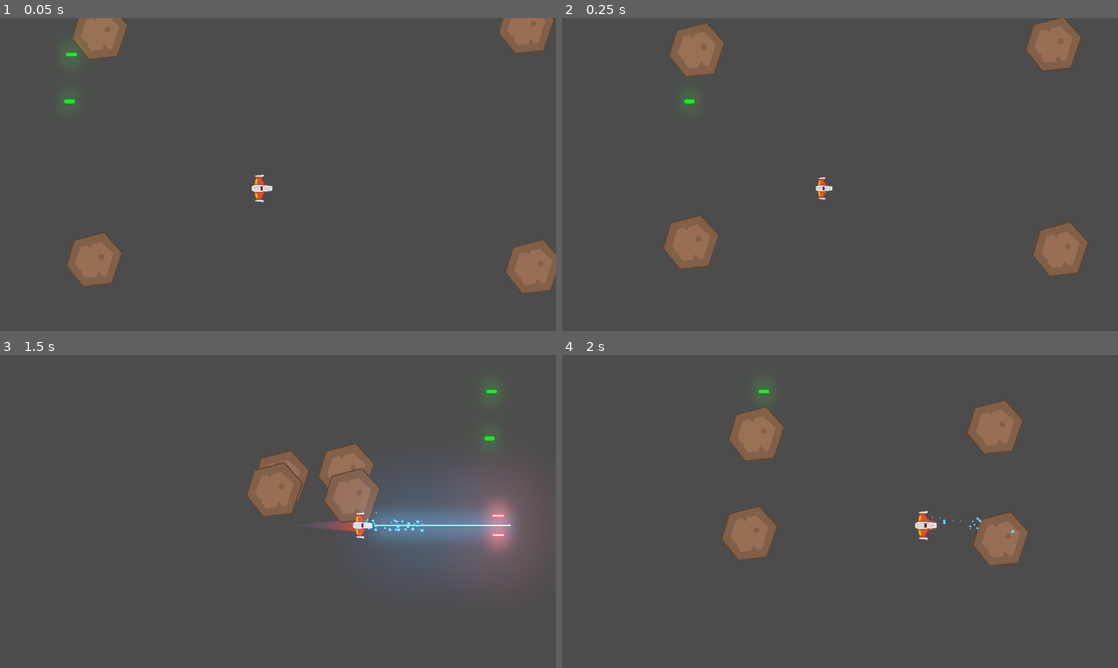
Above: before the commit, frames 1-4 (two rows, left to right).
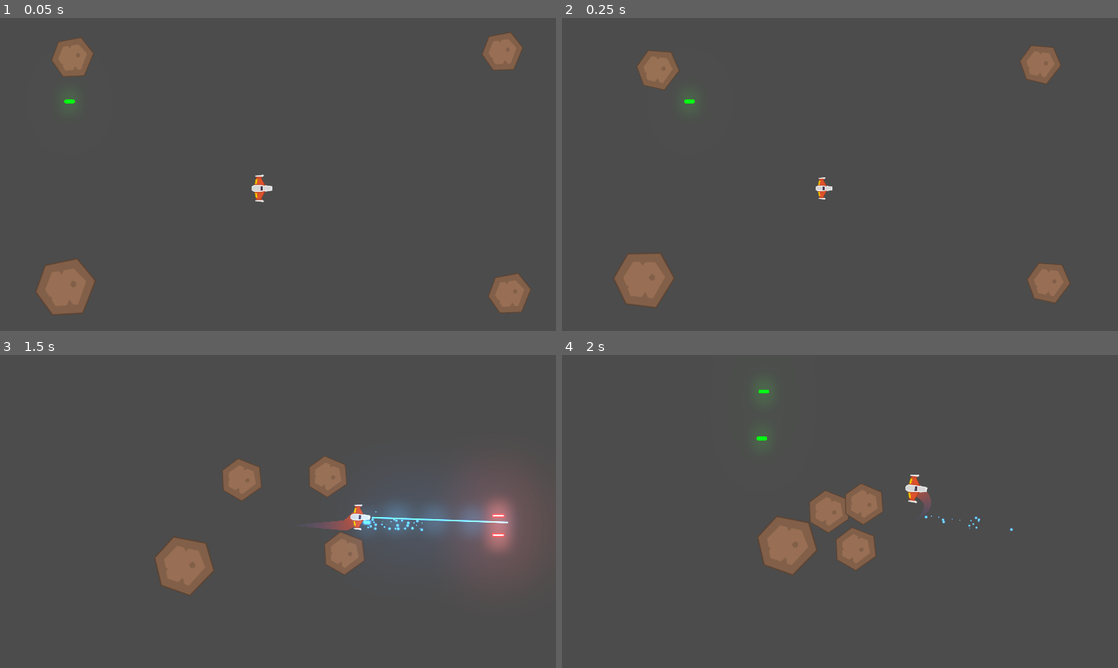
Above: after the commit, the same moments.

Repository: rominaBr/Meteoritos
Game: Godot game, scene res://Juegos/Niveles/NivelTest.tscn
Same seed, same stepped clock (60 frames per second), same inputs: the game is played once before the commit and once after it. The engine's default icon, where the game draws it, is replaced by a stand-in: a white triangle on a blue panel in a dark square.
Inputs (mouse positions are in pixels of both pictures, inside the frame that each line leads up to):
- Up to frame 1 (0.05 s): no input
- Up to frame 2 (0.25 s): no input
- Up to frame 3 (1.5 s): move the mouse to (400, 495) at 0.52 s; press the mouse at (400, 495) at 0.53 s; hold W (mover_adelante) 0.53-1.28 s; move the mouse to (166, 527) at 1.27 s; release the mouse at (166, 527) at 1.28 s; hold S (mover_atras) from 1.28 s (still down); right-click (166, 527) at 1.35 s
- Up to frame 4 (2 s): keep holding S (mover_atras)

The runs differ from the first frame. In frame 1, 6.5% of the frame differs, in the area x 6-100%, y 0-95%; in frame 2, 7.3%; in frame 3, 7.9%; in frame 4, 8.3%, in the area x 28-84%, y 14-71%.

Commit message:
Tamaño meteorito

Diff:
--- a/Juegos/Autoloads/Eventos.gd
+++ b/Juegos/Autoloads/Eventos.gd
@@ -2,4 +2,4 @@
 
 signal disparo(proyectil)
 signal nave_destruida(posicion, explosiones)
-signal spawn_meteorito(posicion, direccion)
+signal spawn_meteorito(posicion, direccion, tamanio)
--- a/Juegos/Meteoritos/Meteorito.gd
+++ b/Juegos/Meteoritos/Meteorito.gd
@@ -4,12 +4,30 @@
 ## Atributos Export
 export var vel_lineal_base:Vector2 = Vector2(300.0, 300.0)
 export var vel_ang_base:float = 3.0
+export var hitpoints_base:float = 10.0
+
+## Atributos
+var hitpoints:float
+
+## Constructor
+func crear(pos: Vector2, dir: Vector2, tamanio: float) -> void:
+	position = pos
+	#Calcular masa, tamaño de sprite y de colisionador
+	mass *= tamanio
+	$Sprite.scale = Vector2.ONE * tamanio
+	#radio = diametro / 2
+	var radio:int = int($Sprite.texture.get_size().x / 2.3 * tamanio)
+	var forma_colision:CircleShape2D = CircleShape2D.new()
+	forma_colision.radius = radio
+	$CollisionShape2D.shape = forma_colision
+	#Calcular velocidades
+	linear_velocity = vel_lineal_base * dir / tamanio
+	angular_velocity = vel_ang_base / tamanio
+	#Calcular hitpoints
+	hitpoints = hitpoints_base * tamanio
+	print("hitpoints: ", hitpoints)
+
 
 ## Métodos
 func _ready() -> void:
 	angular_damp = vel_ang_base
-
-## Constructor
-func crear(pos: Vector2, dir: Vector2) -> void:
-	position = pos
-	linear_velocity = vel_lineal_base * dir
--- a/Juegos/Meteoritos/Meteorito.tscn
+++ b/Juegos/Meteoritos/Meteorito.tscn
@@ -1,10 +1,12 @@
 [gd_scene load_steps=4 format=2]
 
-[ext_resource path="res://Juegos/Meteoritos/meteorito.png" type="Texture" id=1]
+[ext_resource path="res://Juegos/Meteoritos/meteorito_sprite1.png" type="Texture" id=1]
 [ext_resource path="res://Juegos/Naves/Player/MaterialFisico.tres" type="PhysicsMaterial" id=2]
 [ext_resource path="res://Juegos/Meteoritos/Meteorito.gd" type="Script" id=3]
 
 [node name="Meteorito" type="RigidBody2D"]
+z_index = 30
+z_as_relative = false
 collision_layer = 4
 collision_mask = 31
 physics_material_override = ExtResource( 2 )
@@ -13,11 +15,11 @@
 angular_damp = 0.0
 script = ExtResource( 3 )
 
+[node name="CollisionShape2D" type="CollisionShape2D" parent="."]
+
 [node name="Sprite" type="Sprite" parent="."]
-position = Vector2( 89.5, -88.5 )
+position = Vector2( 1, 0 )
 scale = Vector2( 2, 2 )
 z_index = 30
 z_as_relative = false
 texture = ExtResource( 1 )
-
-[node name="CollisionShape2D" type="CollisionShape2D" parent="."]
--- a/Juegos/Meteoritos/MeteoritoSpawner.gd
+++ b/Juegos/Meteoritos/MeteoritoSpawner.gd
@@ -2,10 +2,20 @@
 extends Position2D
 
 export var direccion:Vector2 = Vector2(1, 1)
+export var rango_tamanio_meteorito:Vector2 = Vector2(0.5, 2.2)
 
 func _ready() -> void:
 	yield(owner, "ready")
 	spawner_meteorito()
 
 func spawner_meteorito() -> void:
-	Eventos.emit_signal("spawn_meteorito", global_position, direccion)
+	Eventos.emit_signal(
+		"spawn_meteorito",
+		global_position,
+		direccion,
+		tamanio_meteorito_aleatorio()
+		)
+
+func tamanio_meteorito_aleatorio() -> float:
+	randomize()
+	return rand_range(rango_tamanio_meteorito[0], rango_tamanio_meteorito[1])
--- a/Juegos/Niveles/Nivel.gd
+++ b/Juegos/Niveles/Nivel.gd
@@ -40,10 +40,11 @@
 		add_child(new_explosion)
 		yield(get_tree().create_timer(0.6),"timeout")
 
-func _on_spawn_meteoritos(pos_spawn: Vector2, dir_meteorito: Vector2) -> void:
+func _on_spawn_meteoritos(pos_spawn: Vector2, dir_meteorito: Vector2, tamanio:float) -> void:
 	var new_meteorito:Meteorito = meteorito.instance()
 	new_meteorito.crear(
 		pos_spawn,
-		dir_meteorito
+		dir_meteorito,
+		tamanio
 	)
 	contenedor_meteoritos.add_child(new_meteorito)
Renamed: Juegos/Meteoritos/meteorito.png -> Juegos/Meteoritos/meteorito_sprite1.png
Not shown, changed: Juegos/Meteoritos/meteorito_sprite1.png.import
